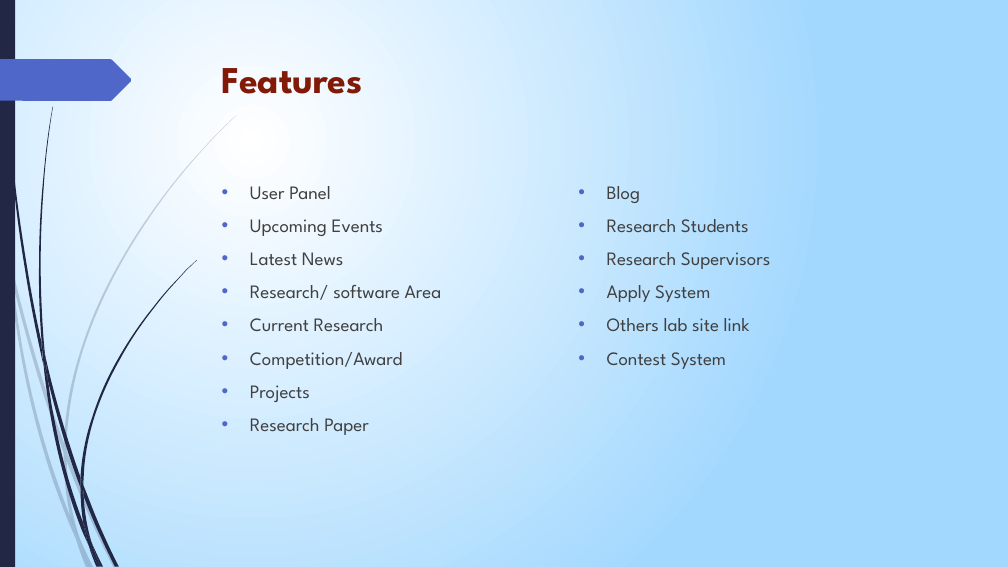
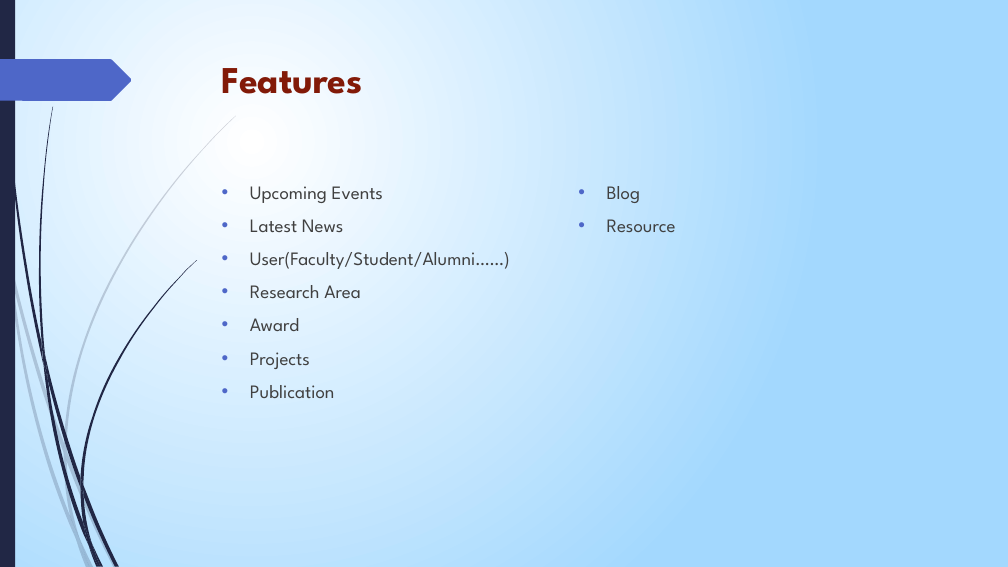
Before and after one commit to talha08/nlp_lab_sust, a slide deck: slide 3 of 200.pptx (slide 4 before the commit). Drawn at 1008x567 pixels with LibreOffice and Linux fonts; fonts in the diff are those of the drawing. Boxes give left, top, right and bottom in pixels: in the first picture for what was removed or moved away, otherwise in the second. Text is boxed around its words. In the diff, an @@ line names an element or a change of style, - is before the commit and + after.

```diff
--- a/200.pptx
+++ b/200.pptx
@@ text at <box>250,186,331,199</box>: paragraph removed @@
-• User Panel
@@ text at <box>607,219,676,232</box>: text changed @@
-• Research Students
-• Research Supervisors
-• Apply System
-• Others lab site link
-• Contest System
+• Resource
@@ text at <box>250,252,510,331</box>: text changed @@
-• Research/ software Area
-• Current Research
-• Competition/Award
+• User(Faculty/Student/Alumni……)
+• Research Area
+• Award
@@ text at <box>250,385,335,398</box>: text changed @@
-• Research Paper
+• Publication
```
Also in this commit, not shown: 1 other slide changed, 2 slides added, 14 slides removed, 15 other files.
